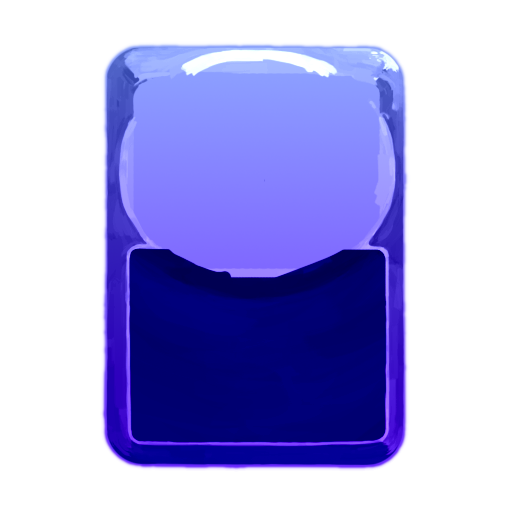
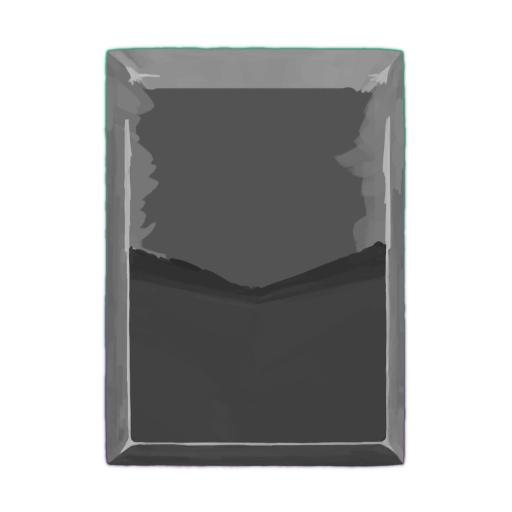
Comparing the layer stacks of the two w=512, h=512 images. Changes:
showed group "Attack" (2 layers) over [100, 43, 410, 472]
"Using green cause colorless one has a weird texture #3": blend linear light → grain merge over [106, 48, 410, 467]
painted on "Gradient #2" over [100, 43, 410, 472]
hid group "Power" (2 layers) over [100, 42, 410, 472]
"bg_power_gray": blend linear light → grain merge over [105, 45, 405, 466]
painted on "Gradient" over [100, 42, 410, 472]
